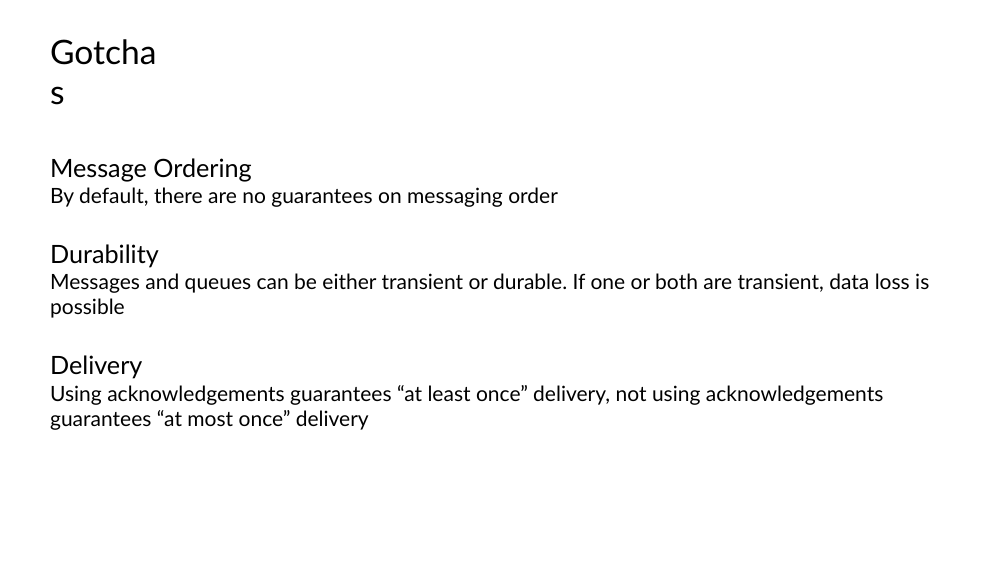
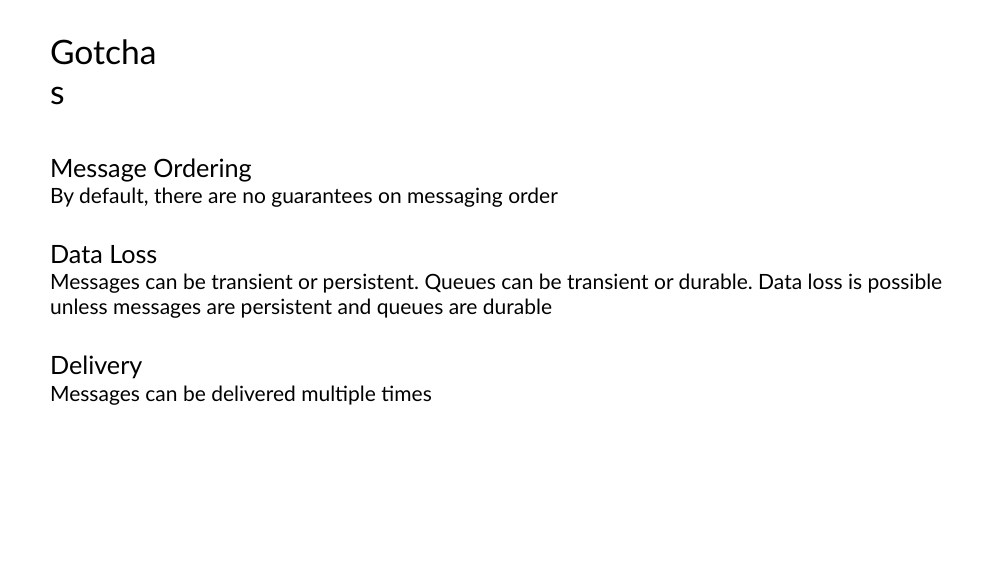
Before and after one commit to roblappcoupa/rabbitmq-presentation, a slide deck: slide 16 of Docs/RabbitMQ.pptx. Drawn at 1008x567 pixels with LibreOffice and Linux fonts; fonts in the diff are those of the drawing. Boxes give left, top, right and bottom in pixels: in the first picture for what was removed or moved away, otherwise in the second. Text is boxed around its words. In the diff, an @@ line names an element or a change of style, - is before the commit and + after.

```diff
--- a/Docs/RabbitMQ.pptx
+++ b/Docs/RabbitMQ.pptx
@@ text at <box>50,245,943,318</box>: text changed @@
-Durability
-Messages and queues can be either transient or durable. If one or both are transient, data loss is possible
+Data Loss
+Messages can be transient or persistent. Queues can be transient or durable. Data loss is possible unless messages are persistent and queues are durable
@@ text at <box>50,385,431,405</box>: text changed @@
-Using acknowledgements guarantees “at least once” delivery, not using acknowledgements guarantees “at most once” delivery
+Messages can be delivered multiple times
```
Also in this commit, not shown: 6 other slides changed, 11 other files.
